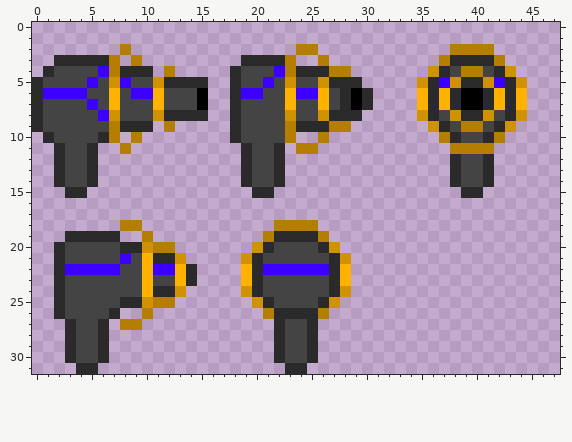
Edited in one commit: pixel-art sprite (Project/Relocation/Content/WeaponRevolver.png). Above is the file before it was changed.
The file is 48x32 pixels.
And afterwards:
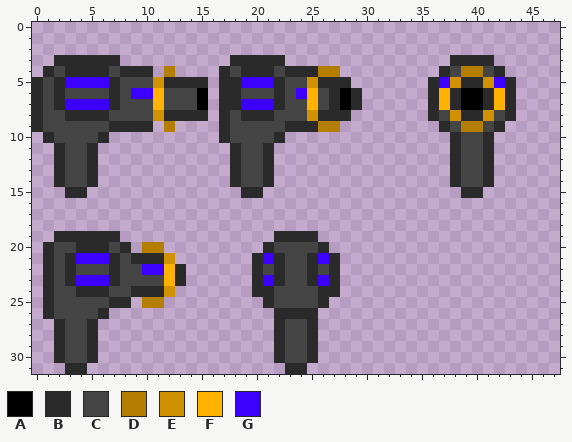
Palette (. is transparent): A #000000  B #2a2a2a  C #444444  D #b47e00  E #d09202  F #ffb200  G #3c00ff
Edits made:
y 2: x 8 D -> .; x 24..25 DD -> ..; x 38..41 DDDD -> ....
y 3: x 7 D -> B; x 9 D -> .; x 18 . -> B; x 23 D -> .; x 26 D -> .; x 37 D -> .; x 42 D -> .
y 4: x 3..7 CCCGD -> BBBBC; x 17..23 .BCCCGD -> BCBBBCB; x 26 B -> D; x 28 D -> .; x 36 E -> .; x 43 E -> .
y 5: x 2..4 CCC -> BGG; x 6..8 CEG -> GBC; x 17 . -> B; x 19..20 CC -> GG; x 22..23 CE -> BC; x 25..26 CE -> EB; x 29 B -> .; x 35 E -> .; x 44 E -> .
y 6: x 1..4 GGGG -> CBCC; x 7 F -> B; x 17 . -> B; x 19..20 GG -> CC; x 22..23 CF -> BC; x 25..30 GFCBAB -> FCBAB.; x 35 F -> .; x 44 F -> .
y 7: x 2..4 CCC -> BGG; x 6..7 CF -> GB; x 17 . -> B; x 19..23 CCCCF -> GGGBC; x 25..30 CFCBAB -> FCBAB.; x 35 F -> .; x 44 F -> .
y 8: x 3..7 CCCGE -> BBBBC; x 17..21 .BCCC -> BCBBB; x 23 E -> C; x 25..26 CE -> EB; x 29 B -> .; x 35 E -> .; x 44 E -> .
y 9: x 7 D -> B; x 17..18 .B -> BC; x 23 D -> B; x 26 B -> D; x 28 D -> .; x 36 E -> .; x 43 E -> .
y 10: x 7 D -> .; x 9 D -> .; x 17..18 .B -> BC; x 22..23 CD -> B.; x 26 D -> .; x 37 D -> .; x 42 D -> .
y 11: x 8 D -> .; x 18..19 .B -> BC; x 21..22 CB -> B.; x 24..25 DD -> ..; x 38..41 DDDD -> BCCB
y 12..14: x 18..19 .B -> BC; x 21..22 CB -> B.
y 15: x 19 . -> B; x 21 B -> .
y 18: x 8..9 DD -> ..; x 22..25 DDDD -> ....
y 19: x 2 . -> B; x 10 D -> .; x 21 D -> .; x 26 D -> .
y 20: x 1..2 .B -> BC; x 4..6 CCC -> BBB; x 9..10 BE -> .D; x 12 D -> .; x 20 E -> .; x 27 E -> .
y 21: x 1..10 .BCCCCCGCF -> BCBGGGBCBB; x 12..13 BE -> E.; x 19 E -> .; x 21..22 CC -> GB; x 25..26 CC -> BG; x 28 E -> .
y 22: x 1..7 .BGGGGG -> BCBCCCB; x 10 F -> G; x 12..14 GFB -> FB.; x 19 F -> .; x 21..26 GGGGGG -> CBCCBC; x 28 F -> .
y 23: x 1..7 .BCCCCC -> BCBGGGB; x 10 F -> C; x 12..14 CFB -> FB.; x 19 F -> .; x 21..22 CC -> GB; x 25..26 CC -> BG; x 28 F -> .
y 24: x 1..2 .B -> BC; x 4..6 CCC -> BBB; x 9..10 CF -> BB; x 12..13 BE -> E.; x 19 E -> .; x 21 C -> B; x 26 C -> B; x 28 E -> .
y 25: x 1..2 .B -> BC; x 7 C -> B; x 9..10 BE -> .D; x 12 D -> .; x 20 E -> .; x 27 E -> .
y 26: x 1..2 .B -> BC; x 6..7 CB -> B.; x 10 D -> .; x 21 D -> .; x 26 D -> .
y 27: x 2..3 .B -> BC; x 5..6 CB -> B.; x 8..9 DD -> ..
y 28..30: x 2..3 .B -> BC; x 5..6 CB -> B.
y 31: x 3 . -> B; x 5 B -> .
